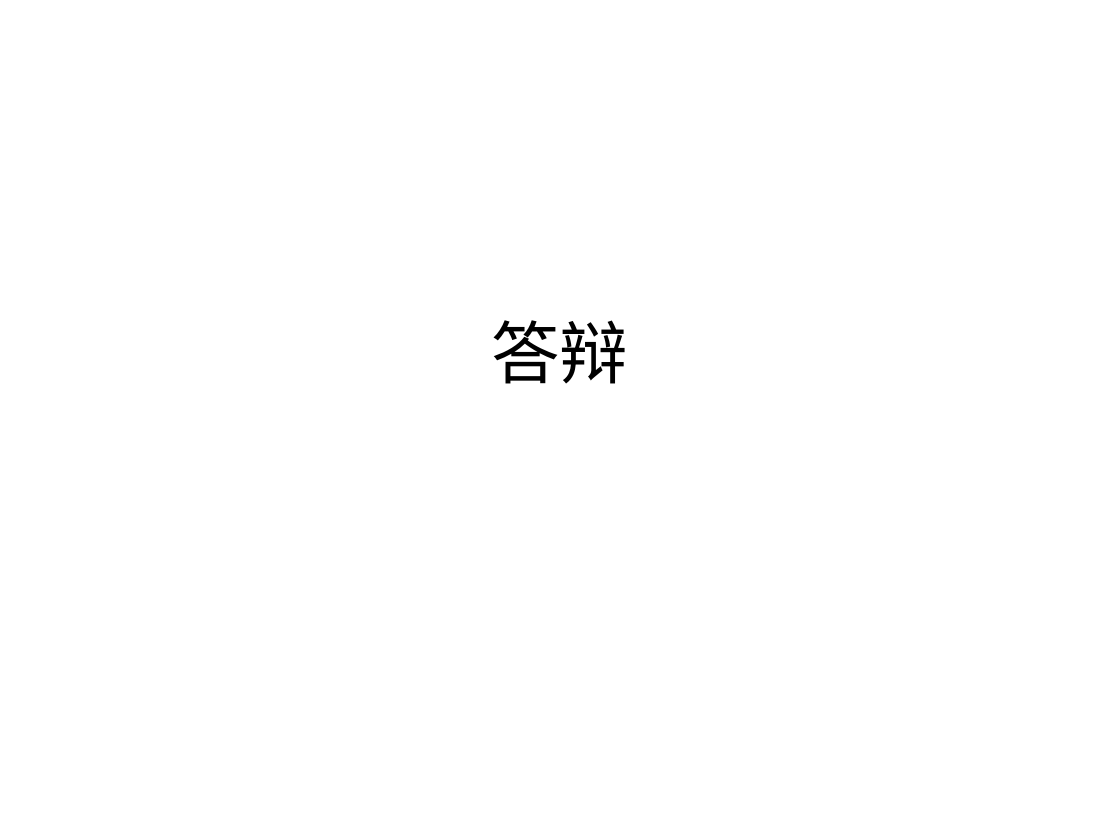
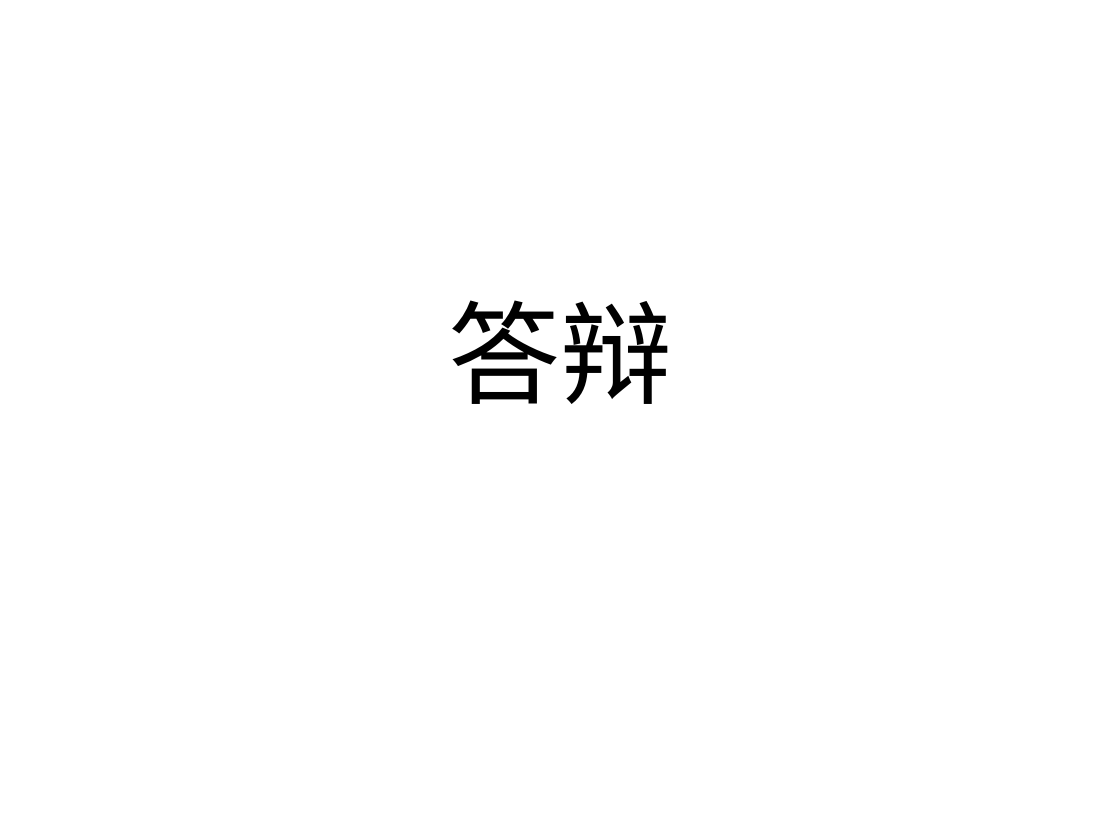
Before and after one commit to littlePunk/-, a slide deck: slide 1 of 11月25号答辩准备.pptx. Drawn at 1120x840 pixels with LibreOffice and Linux fonts; fonts in the diff are those of the drawing. Boxes give left, top, right and bottom in pixels: in the first picture for what was removed or moved away, otherwise in the second. Text is boxed around its words. In the diff, an @@ line names an element or a change of style, - is before the commit and + after.

```diff
--- a/11月25号答辩准备.pptx
+++ b/11月25号答辩准备.pptx
@@ title "答辩" at (448,300,672,404): size 44 to 72 pt, font Calibri to Noto Sans CJK SC @@
```
Also in this commit, not shown: 1 other slide changed, 9 slides added, 17 other files.
